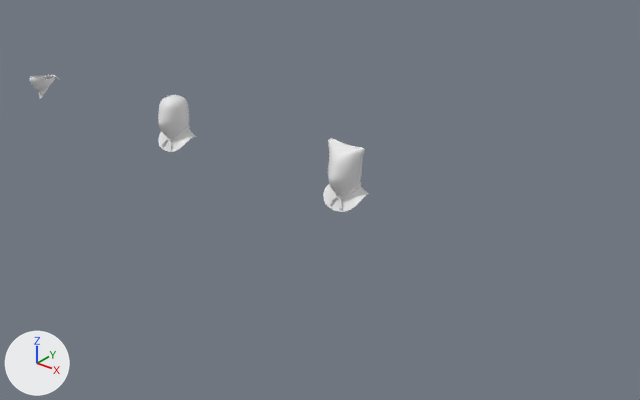
Two versions of the Blender file Attires/Attires_Accessories/Attires_Accessories_Masks/Attires_Accessories_Masks_ALL.blend, one commit apart.
The view is the same before and after, from a 50 mm camera at (5.95, -3.947, 3.811) aimed at (2.686, 0.133, 1.281). The axes (+X, +Y, +Z) are drawn at lower left. The lights are the same throughout. The picture after the commit comes second.

In view in the first picture: 'Attire_Accessory_Mask_HeadBag', 'Attire_Accessory_Mask_HeadSack' and 1 more.
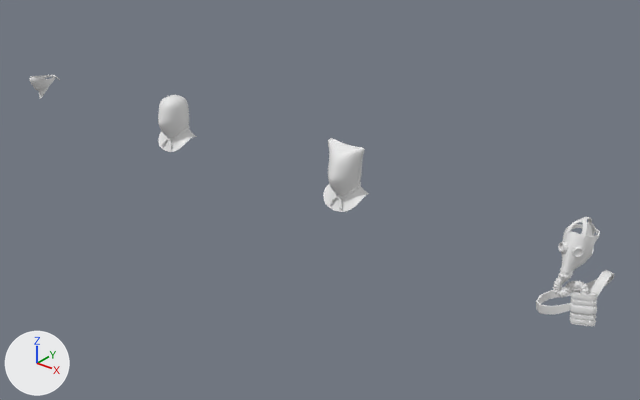
Where the change shows, as pixel boxes (x1, y1, x2, y2) in the pictures (640 x 400 px):
'Attire_Accessory_Mask_GasmaskFirefighter', added
    after: (536, 217, 614, 326)

Diff of the bpy script that builds the scene:
```diff
--- a/Attires/Attires_Accessories/Attires_Accessories_Masks/Attires_Accessories_Masks_ALL.blend.py
+++ b/Attires/Attires_Accessories/Attires_Accessories_Masks/Attires_Accessories_Masks_ALL.blend.py
@@ me_attire_accessory_mask_gasmaskfirefighter @@
+me_attire_accessory_mask_gasmaskfirefighter.from_pydata(...)  # 3346 vertices, 3484 faces; spans x -0.187..0.179, y -0.197..0.133, z 1.201..1.776
+me_attire_accessory_mask_gasmaskfirefighter.polygons.foreach_set('use_smooth', [True] * 3484)
@@ ob_attire_accessory_mask_gasmaskfirefighter @@
+ob_attire_accessory_mask_gasmaskfirefighter = bpy.data.objects.new('Attire_Accessory_Mask_GasmaskFirefighter', me_attire_accessory_mask_gasmaskfirefighter)
+ob_attire_accessory_mask_gasmaskfirefighter.location = (4.5, 0.0, 0.0)
```
